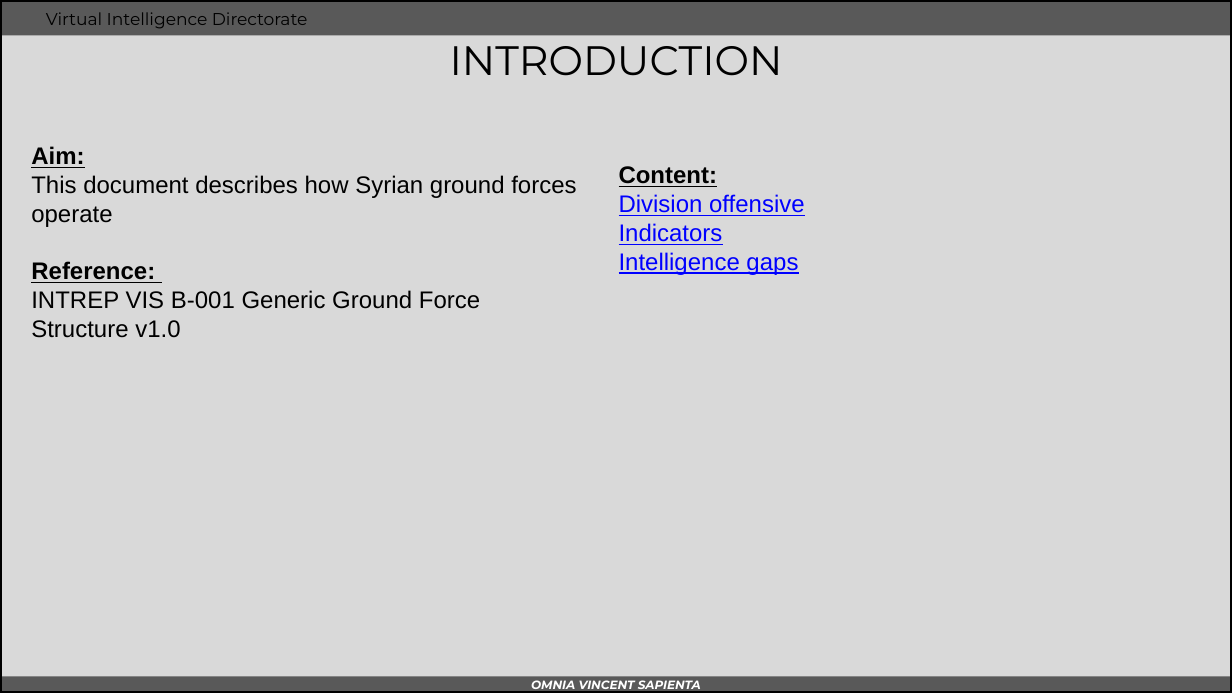
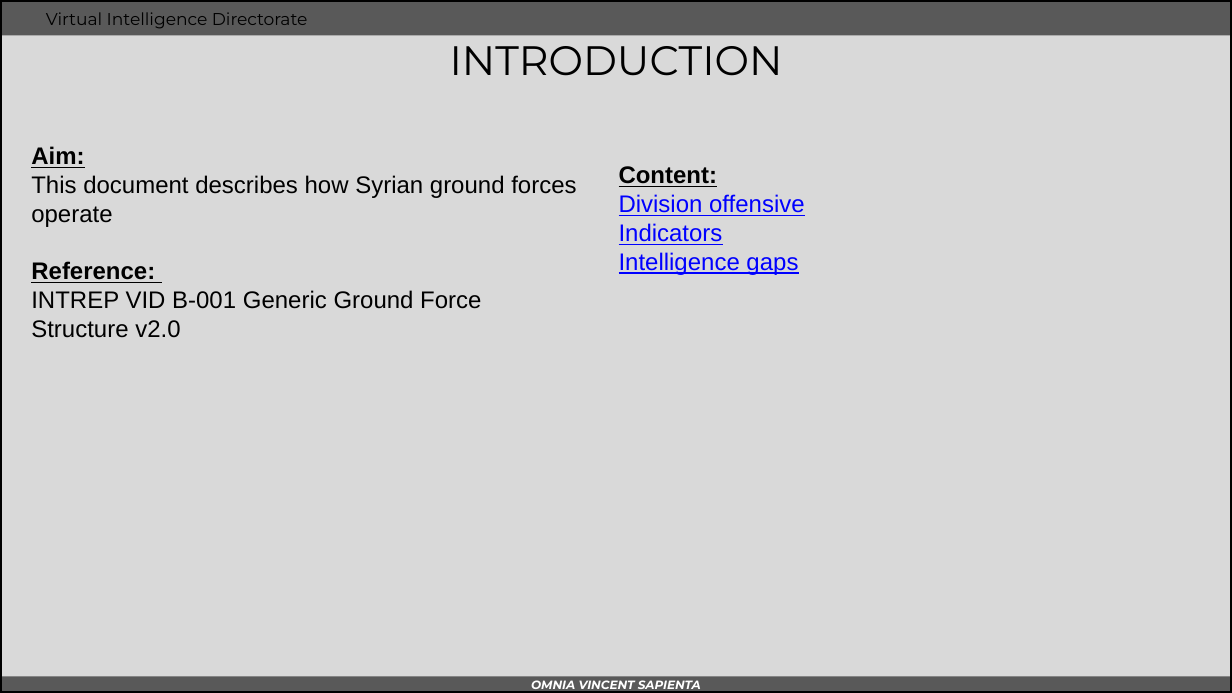
Before and after one commit to 132nd-vWing/OPAR-Brief, a slide deck: slide 2 of UNDER DEVELOPMENT/OPAR Version 2/VID/INTREP VID OPAR-003 - Syrian ground combat tactics.pptx. Drawn at 1232x693 pixels with LibreOffice and Linux fonts; fonts in the diff are those of the drawing; background and template pictures are left out. Boxes give left, top, right and bottom in pixels: in the first picture for what was removed or moved away, otherwise in the second. Text is boxed around its words. In the diff, an @@ line names an element or a change of style, - is before the commit and + after.

```diff
--- a/UNDER DEVELOPMENT/OPAR Version 2/VID/INTREP VID OPAR-003 - Syrian ground combat tactics.pptx
+++ b/UNDER DEVELOPMENT/OPAR Version 2/VID/INTREP VID OPAR-003 - Syrian ground combat tactics.pptx
@@ text at bbox=[31, 290, 481, 338]: text changed @@
-INTREP VIS B-001 Generic Ground Force Structure v1.0
+INTREP VID B-001 Generic Ground Force Structure v2.0
```
Also in this commit, not shown: 2 other slides changed, 4 slides added, 10 other files.
